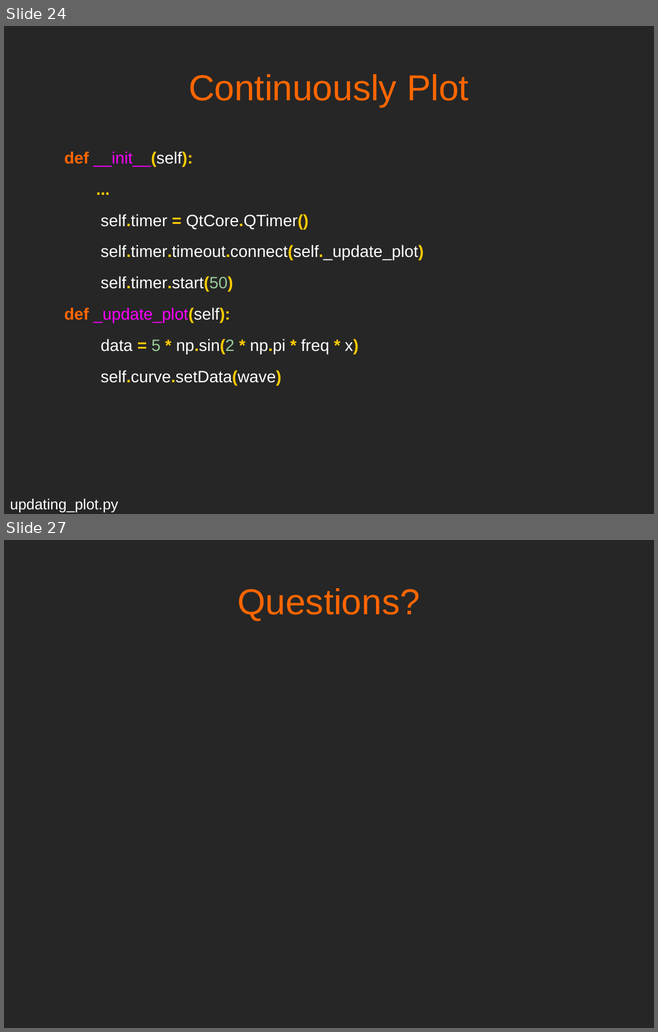
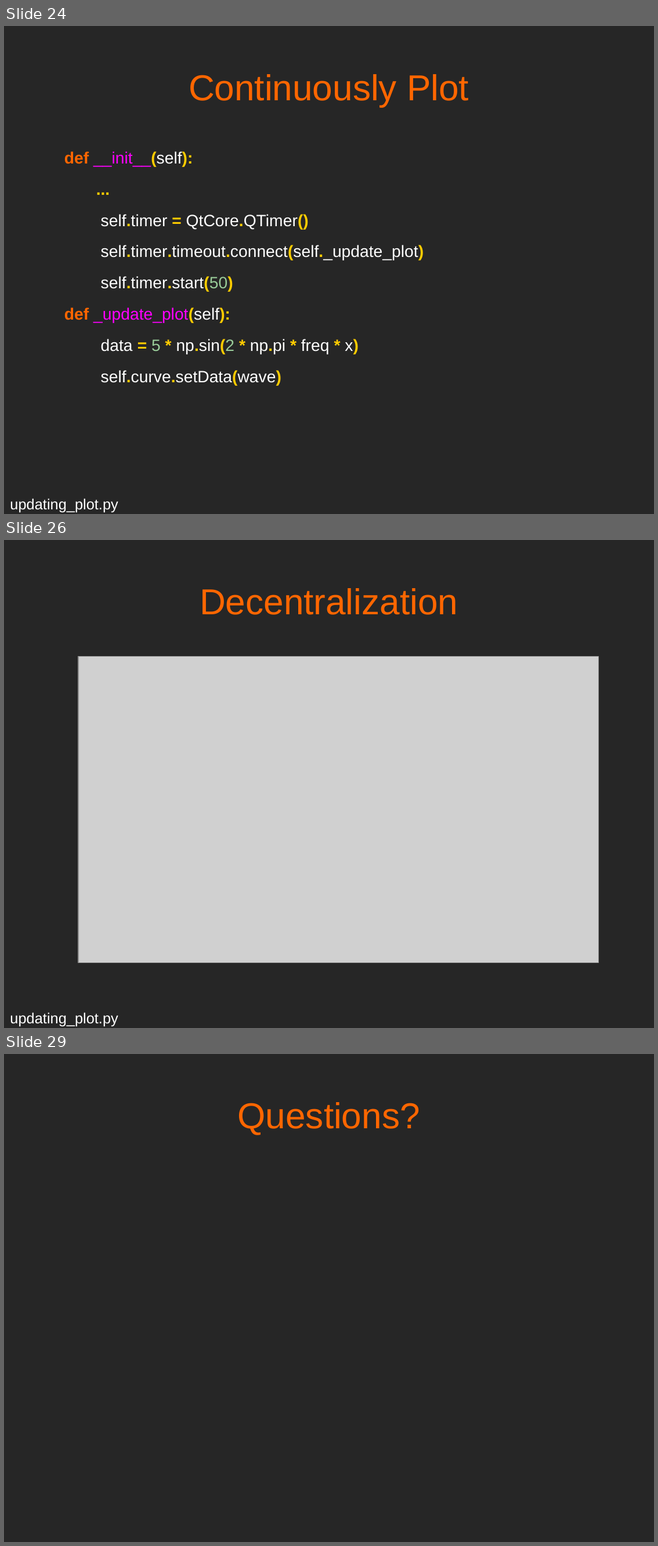
Before and after one commit to mfarhan12/qt-presentation, a slide deck: OPAG QT Presentation.odp. Shown one above the other, each under a label of ours: slides 24 and 27 before the commit, slides 24, 26 and 29 after it; the slides between them are not shown. The pictures are 658x1032 and 658x1546 pixels, drawn with LibreOffice and Linux fonts; fonts in the diff are those of the drawing; grey boxes stand for pictures. Boxes give left, top, right and bottom in pixels: in the first picture for what was removed or moved away, otherwise in the second. Text is boxed around its words. In the diff, an @@ line names an element or a change of style, - is before the commit and + after.

Commit message:
renamed sig gen directory, added decentralization slide

```diff
--- a/OPAG QT Presentation.odp
+++ b/OPAG QT Presentation.odp
@@ slide 26 added at (x1=4, y1=540, x2=654, y2=1028), background #262626 @@
@@ text added at (x1=199, y1=588, x2=458, y2=615), 44 pt, text #FF6600 @@
+Decentralization
@@ picture added at (x1=78, y1=656, x2=598, y2=963) @@
@@ text added at (x1=10, y1=1012, x2=118, y2=1026), 18 pt, text #FFFFFF @@
+updating_plot.py
@@ what was slide 27 is now slide 29 @@
```
Also in this commit, not shown: 2 slides changed, 1 other slide added, 6 other files.
